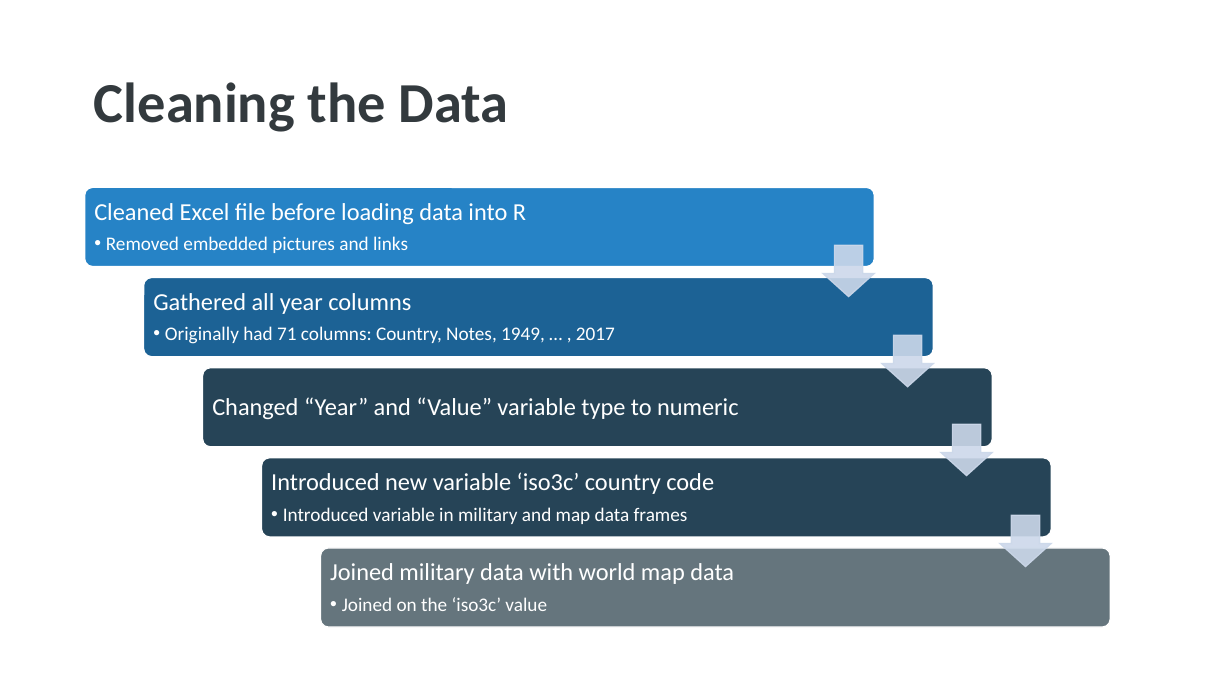
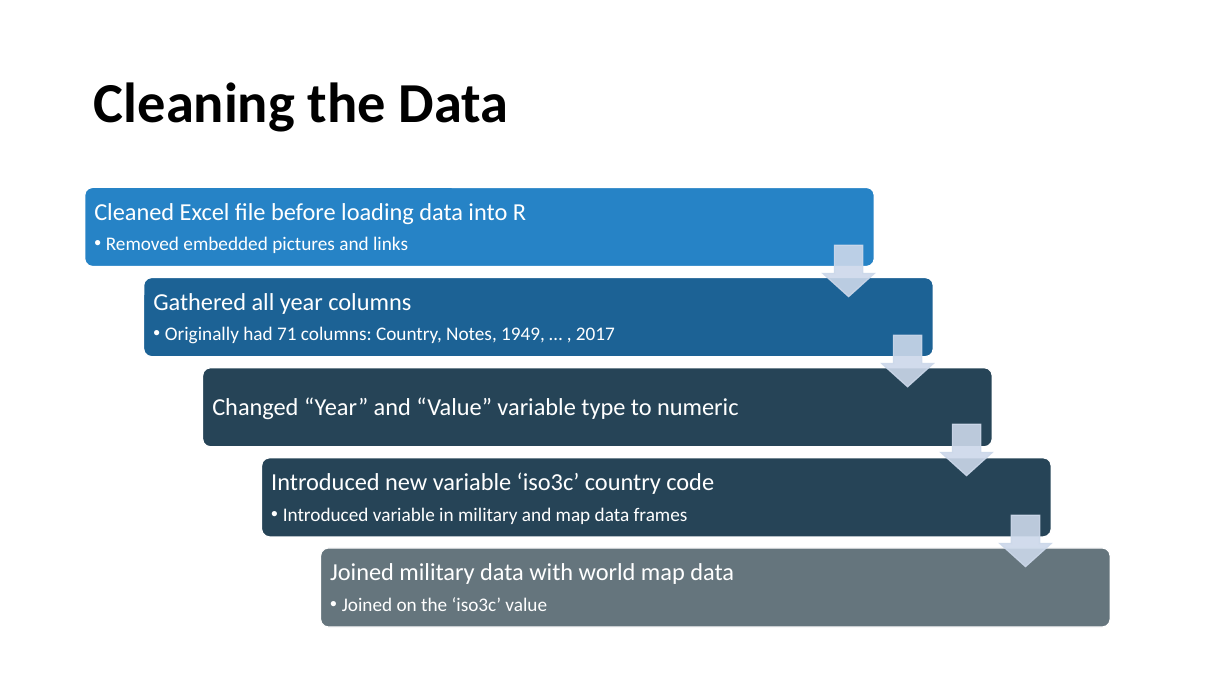
Before and after one commit to xazip/ds202_Final_Project, a slide deck: slide 4 of DS 202 Final Presentation.pptx. Drawn at 1232x693 pixels with LibreOffice and Linux fonts; fonts in the diff are those of the drawing. Boxes give left, top, right and bottom in pixels: in the first picture for what was removed or moved away, otherwise in the second. Text is boxed around its words. In the diff, an @@ line names an element or a change of style, - is before the commit and + after.

```diff
--- a/DS 202 Final Presentation.pptx
+++ b/DS 202 Final Presentation.pptx
@@ title "Cleaning the Data" at <box>94,82,509,132</box>: text colour #333A3E to #000000 @@
```
Also in this commit, not shown: 11 other slides changed, 3 slides added.
